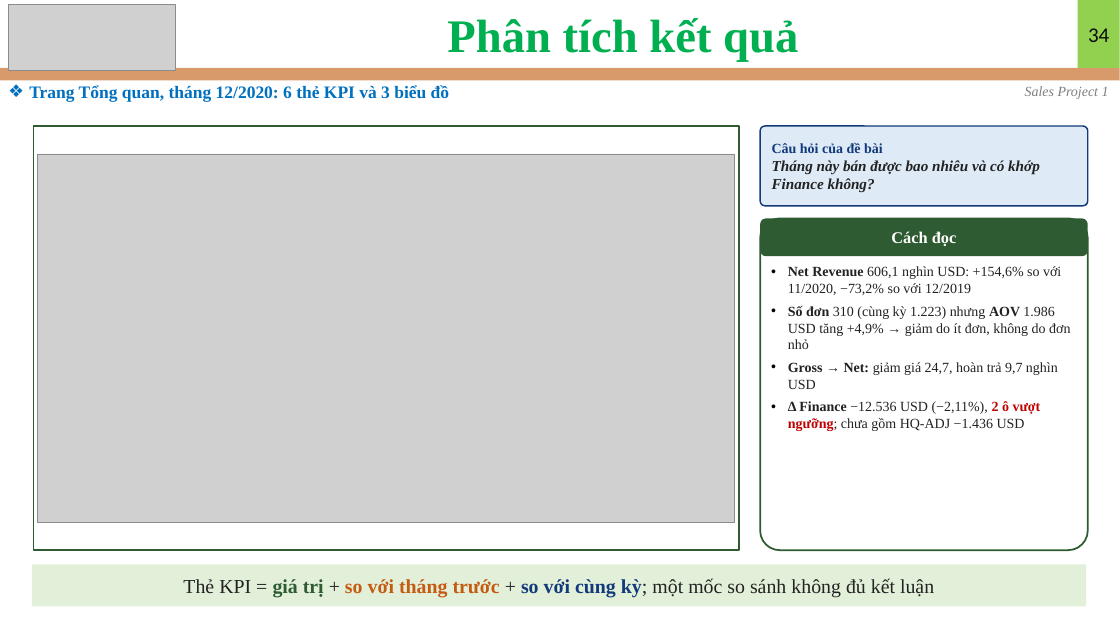
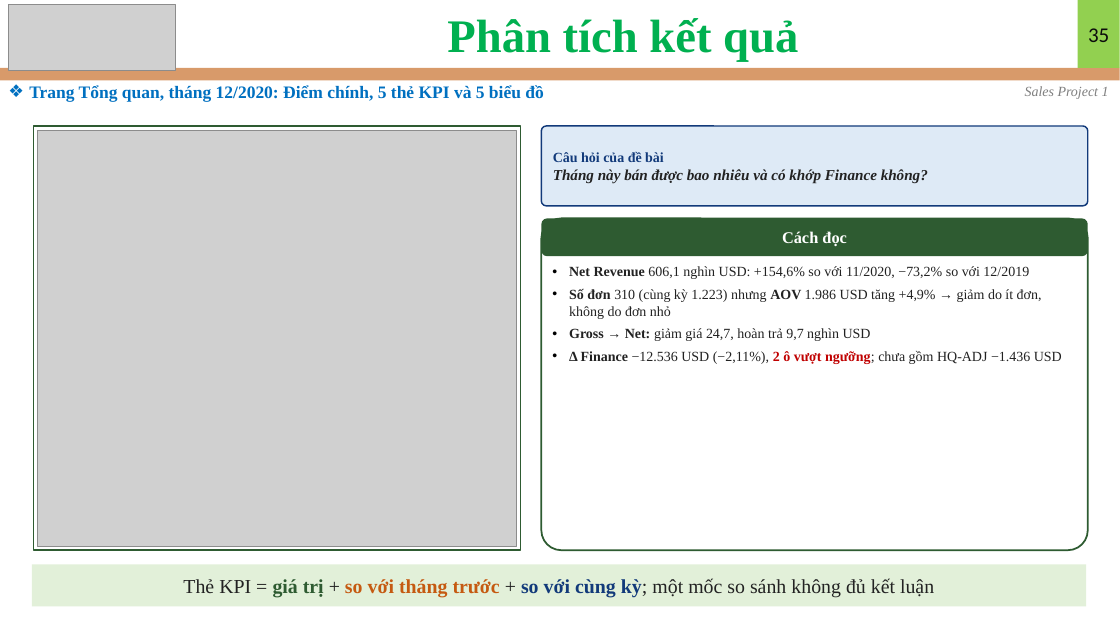
Before and after one commit to nguyennguyenphuc/eDA-Mentor, a slide deck: slide 35 of Sales/Sales Data/Project 1/Slide_Project_1.pptx (slide 34 before the commit). Drawn at 1120x630 pixels with LibreOffice and Linux fonts; fonts in the diff are those of the drawing; grey boxes stand for pictures. Boxes give left, top, right and bottom in pixels: in the first picture for what was removed or moved away, otherwise in the second. Text is boxed around its words. In the diff, an @@ line names an element or a change of style, - is before the commit and + after.

```diff
--- a/Sales/Sales Data/Project 1/Slide_Project_1.pptx
+++ b/Sales/Sales Data/Project 1/Slide_Project_1.pptx
@@ page number at [1088,28,1109,42]: text changed @@
-34
+35
@@ text at [29,85,543,102]: text changed @@
-❖ Trang Tổng quan, tháng 12/2020: 6 thẻ KPI và 3 biểu đồ
+❖ Trang Tổng quan, tháng 12/2020: Điểm chính, 5 thẻ KPI và 5 biểu đồ
@@ rectangle: place and size @@
-rectangle at [34,126,739,550]
+rectangle at [34,126,521,550]
@@ picture: place and size @@
-picture at [38,154,735,522]
+picture at [38,130,517,546]
@@ rounded rectangle "Câu hỏi của đề bài": place and size @@
-rounded rectangle "Câu hỏi của đề bài" at [760,126,1088,206]
+rounded rectangle "Câu hỏi của đề bài" at [542,126,1088,206]
@@ rounded rectangle "Cách đọc": place and size @@
-rounded rectangle "Cách đọc" at [760,218,1088,256]
+rounded rectangle "Cách đọc" at [542,218,1088,256]
@@ rounded rectangle: place and size @@
-rounded rectangle at [760,218,1088,550]
+rounded rectangle at [542,218,1088,550]
@@ text "Net Revenue 606,1 nghìn USD: ..." rewrapped from [788,266,1070,431] to [569,266,1062,364] @@
```
Also in this commit, not shown: 10 other slides changed, 1 slide added, 57 other files.
